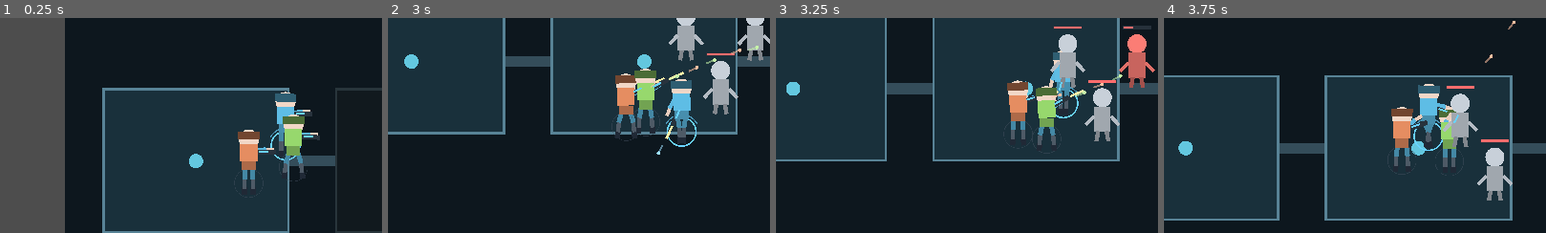
Above: before the commit, frames 1-4 (left to right).
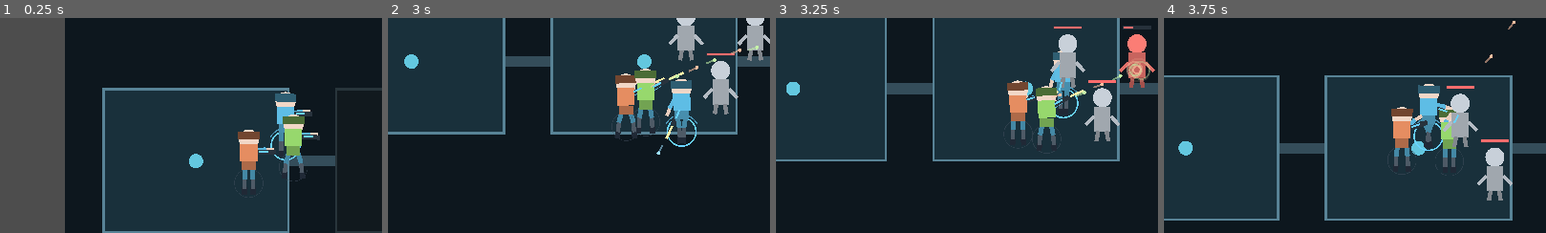
Above: after the commit, the same moments.

Repository: comicman081-collab/sable-circuit
Game: Godot game, scene res://scenes/mission/StoryStage01.tscn
The game is run twice, just before and just after one commit, with the same random seed, the same clock (stepped at 60 frames per second) and the same inputs. This scene is started directly instead of the project's main scene.
Inputs (mouse positions are % of the whole screen's width and height, from its top left):
- Up to frame 1 (0.25 s): no input
- Up to frame 2 (3 s): tap F at 0.5, 2.85 s; move the mouse to (72, 45) at 0.52 s; hold D 0.53-1.28 s; hold Shift 0.53-1.28 s; click (72, 45) at 0.67 s; tap Space at 0.77, 1.52 s; move the mouse to (30, 55) at 1.27 s; hold S 1.28-2.03 s; tap R at 1.35 s; move the mouse to (60, 28) at 2.02 s; hold D 2.03-2.78 s; tap 1 at 2.1 s; move the mouse to (45, 70) at 2.77 s; hold W from 2.78 s (still down); click (45, 70) at 2.92 s
- Up to frame 3 (3.25 s): keep holding W; tap Space at 3.02 s
- Up to frame 4 (3.75 s): move the mouse to (80, 65) at 3.52 s; release W at 3.53 s; hold A from 3.53 s (still down); hold Shift from 3.53 s (still down)
The pictures show only the part of the screen within x 13-63%, y 21-71%; the shares and areas given below are measured in that part.

Frames 1-2 are identical in both runs. In frame 3, 0.3% of the frame differs, in the area x 91-98%, y 20-30%; in frame 4, nothing differs.
Error after the commit: Parse Error: Cannot infer the type of "freq" variable because the value doesn't have a set type. (res://scripts/audio/procedural_combat_sfx.gd:31)

Commit message:
feat: render identity-specific projectile signatures and impact feedback

Diff:
--- a/scripts/combat/prototype_projectile.gd
+++ b/scripts/combat/prototype_projectile.gd
@@ -7,29 +7,108 @@
 var lifetime := 1.1
 var owner_actor: Node = null
 var tint := Color("fff0a8")
+var art_profile: Dictionary = {}
+var projectile_profile := "PRJ_GENERIC"
 
-func setup(origin: Vector2, dir: Vector2, source: Node, color: Color) -> void:
+func setup(origin: Vector2, dir: Vector2, source: Node, color: Color, profile: Dictionary = {}) -> void:
     global_position = origin
     direction = dir.normalized() if dir.length_squared() > 0.0 else Vector2.RIGHT
     owner_actor = source
     tint = color
+    art_profile = profile.duplicate(true)
+    projectile_profile = str(art_profile.get("projectile_profile", "PRJ_GENERIC"))
     rotation = direction.angle()
+    _apply_profile_tuning()
     queue_redraw()
+
+func _apply_profile_tuning() -> void:
+    if "ASTER" in projectile_profile:
+        speed = 1040.0; damage = 10.0; lifetime = 0.9
+    elif "ROOK" in projectile_profile:
+        speed = 760.0; damage = 7.0; lifetime = 0.58
+    elif "MICA" in projectile_profile:
+        speed = 640.0; damage = 8.0; lifetime = 1.22
+    elif "RIFLE" in projectile_profile:
+        speed = 900.0; damage = 8.0
+    elif "SHIELD" in projectile_profile:
+        speed = 620.0; damage = 16.0
+    elif "DRONE" in projectile_profile:
+        speed = 780.0; damage = 7.0
+    elif "ABERRANT" in projectile_profile:
+        speed = 440.0; damage = 12.0; lifetime = 1.5
+    elif "ANCHOR" in projectile_profile:
+        speed = 560.0; damage = 24.0; lifetime = 1.6
 
 func _physics_process(delta: float) -> void:
     global_position += direction * speed * delta
     lifetime -= delta
     for target in get_tree().get_nodes_in_group("prototype_targets"):
-        if not is_instance_valid(target):
+        if not is_instance_valid(target) or target == owner_actor:
             continue
         if global_position.distance_squared_to(target.global_position) <= 24.0 * 24.0:
             if target.has_method("apply_damage"):
                 target.apply_damage(damage)
+            CombatFeedback.spawn_hit(get_tree(), global_position, art_profile, tint)
             queue_free()
             return
     if lifetime <= 0.0:
         queue_free()
 
 func _draw() -> void:
-    draw_line(Vector2(-10, 0), Vector2(5, 0), Color(tint, 0.55), 3.0)
-    draw_circle(Vector2(5, 0), 3.0, tint)
+    if "ASTER" in projectile_profile:
+        _draw_aster()
+    elif "ROOK" in projectile_profile:
+        _draw_rook()
+    elif "MICA" in projectile_profile:
+        _draw_mica()
+    elif "RIFLE" in projectile_profile:
+        _draw_rifle()
+    elif "SHIELD" in projectile_profile:
+        _draw_shield()
+    elif "DRONE" in projectile_profile:
+        _draw_drone()
+    elif "ABERRANT" in projectile_profile:
+        _draw_aberrant()
+    elif "ANCHOR" in projectile_profile:
+        _draw_anchor()
+    else:
+        draw_line(Vector2(-10, 0), Vector2(5, 0), Color(tint, 0.55), 3.0)
+        draw_circle(Vector2(5, 0), 3.0, tint)
+
+func _draw_aster() -> void:
+    for x in [-22.0, -12.0, -2.0]:
+        draw_line(Vector2(x, 0), Vector2(x + 7.0, 0), Color(tint, 0.38 + (x + 22.0) / 42.0), 2.0)
+    draw_line(Vector2(-3, 0), Vector2(13, 0), tint, 2.5)
+    draw_circle(Vector2(15, 0), 2.8, Color("ffcf70"))
+
+func _draw_rook() -> void:
+    draw_polygon(PackedVector2Array([Vector2(-12,-4),Vector2(8,-6),Vector2(15,0),Vector2(7,6),Vector2(-12,4)]), PackedColorArray([tint.darkened(0.2)]))
+    draw_line(Vector2(-22, 0), Vector2(-8, 0), Color(tint, 0.42), 6.0)
+
+func _draw_mica() -> void:
+    draw_circle(Vector2.ZERO, 7.0, Color(tint, 0.18), true)
+    draw_circle(Vector2.ZERO, 6.0, tint, false, 2.5)
+    draw_circle(Vector2.ZERO, 2.0, Color("e9ffe0"), true)
+    for x in [-20.0, -12.0, -5.0]: draw_circle(Vector2(x, 0), 1.5, Color(tint, 0.45), true)
+
+func _draw_rifle() -> void:
+    draw_line(Vector2(-20, 0), Vector2(13, 0), Color("eef5f7"), 2.0)
+    for x in [-17.0, -7.0, 3.0]: draw_line(Vector2(x,0), Vector2(x+5,0), Color("b83b45"), 3.0)
+
+func _draw_shield() -> void:
+    draw_rect(Rect2(-13, -5, 27, 10), Color("e2a94e"), true)
+    draw_rect(Rect2(-24, -7, 10, 14), Color("7d342e", 0.42), true)
+
+func _draw_drone() -> void:
+    for x in [-19.0, -10.0, -1.0, 8.0]: draw_circle(Vector2(x, sin(x)*2.0), 2.5, Color("d9577d"), true)
+    draw_circle(Vector2(13,0), 3.2, Color("65e1e8"), true)
+
+func _draw_aberrant() -> void:
+    var blob := PackedVector2Array([Vector2(-10,-6),Vector2(5,-8),Vector2(13,-2),Vector2(9,7),Vector2(-5,9),Vector2(-13,3)])
+    draw_polygon(blob, PackedColorArray([Color("7f3fa4")]))
+    draw_line(Vector2(-22,4), Vector2(-8,1), Color("da6b83",0.6), 3.0)
+
+func _draw_anchor() -> void:
+    draw_rect(Rect2(-22,-7,38,14), Color("8572ff"), true)
+    draw_rect(Rect2(-10,-4,28,8), Color("f0529d"), true)
+    for x in [-30.0,-20.0]: draw_line(Vector2(x,-8),Vector2(x,8),Color("0b0b12",0.75),3.0)
